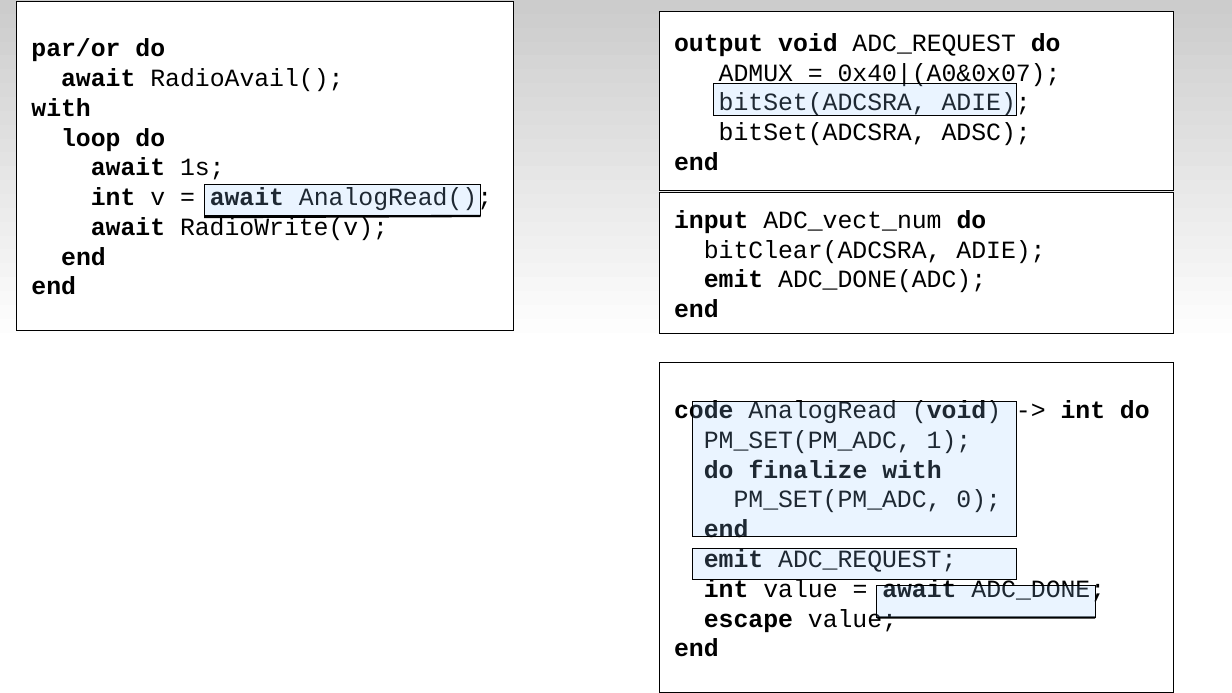
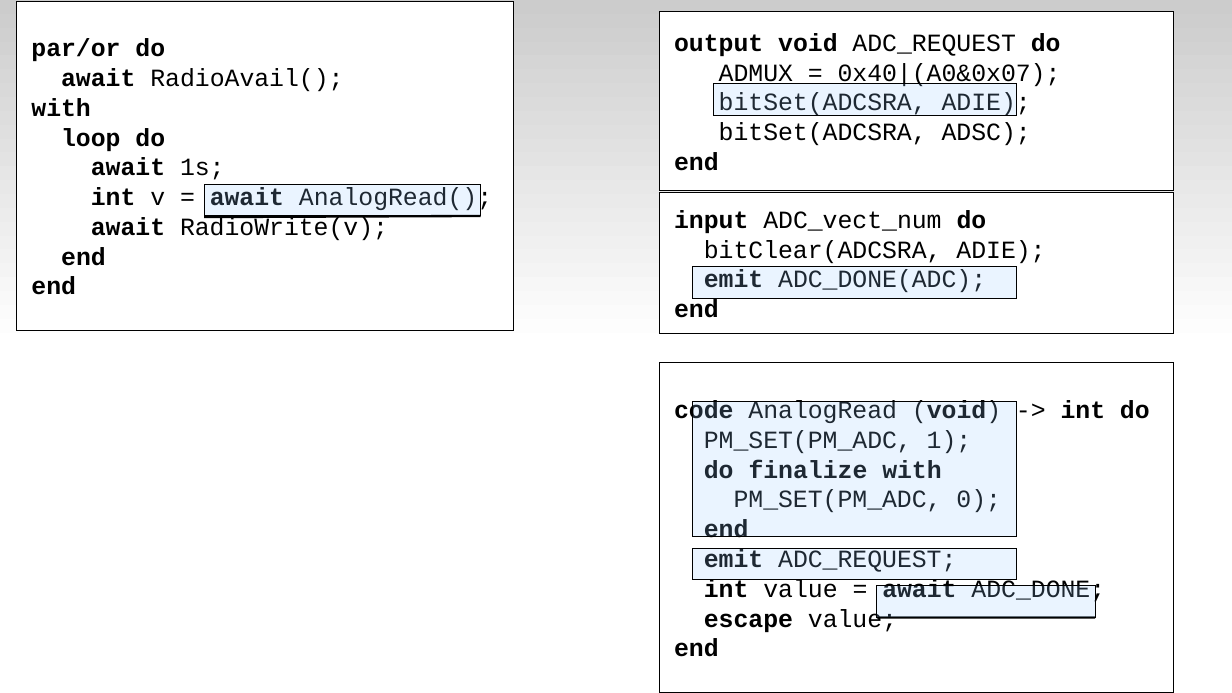
Before and after one commit to fsantanna-uerj/serrapilheira, a slide deck: slide 17 of LCTES/ceu-lctes-wip.odp. Drawn at 1232x693 pixels with LibreOffice and Linux fonts; fonts in the diff are those of the drawing. Boxes give left, top, right and bottom in pixels: in the first picture for what was removed or moved away, otherwise in the second. Text is boxed around its words. In the diff, an @@ line names an element or a change of style, - is before the commit and + after.

```diff
--- a/LCTES/ceu-lctes-wip.odp
+++ b/LCTES/ceu-lctes-wip.odp
@@ rectangle added at bbox=[693, 267, 1017, 298], fill #99CCFF at 20% opacity, outline #000000 0 pt @@
```
Also in this commit, not shown: 3 other slides changed, 1 slide added, 8 other files.
